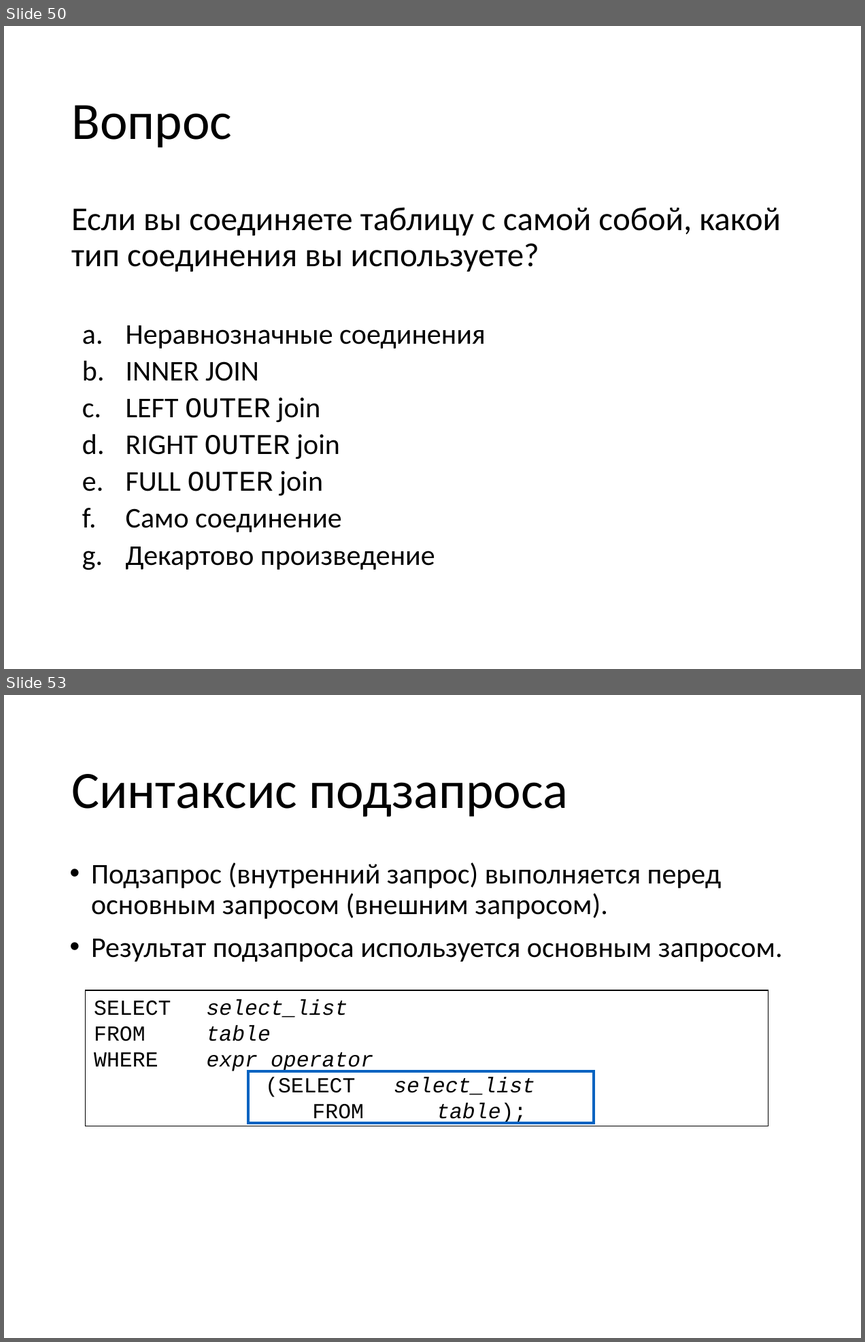
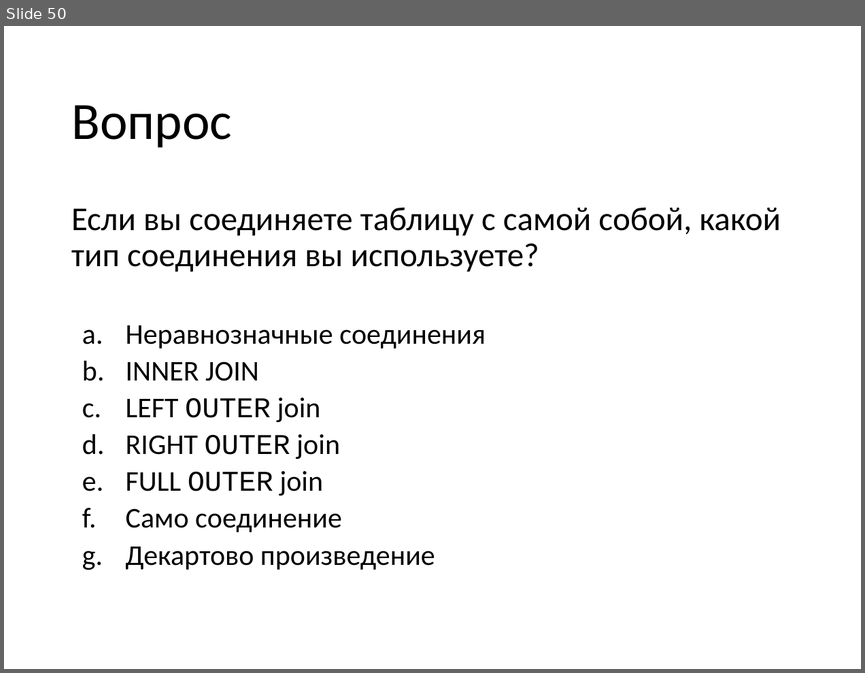
Before and after one commit to andreyzhurlov/ais_sql_hive_course_2, a slide deck: lecture_03/03_SQL_функции_и_соединения.pptx. Shown one above the other, each under a label of ours: slides 50 and 53 before the commit, slide 50 after it; the slides between them are not shown. The pictures are 865x1342 and 865x673 pixels, drawn with LibreOffice and Linux fonts; fonts in the diff are those of the drawing. Boxes give left, top, right and bottom in pixels: in the first picture for what was removed or moved away, otherwise in the second. Text is boxed around its words. In the diff, an @@ line names an element or a change of style, - is before the commit and + after.

```diff
--- a/lecture_03/03_SQL_функции_и_соединения.pptx
+++ b/lecture_03/03_SQL_функции_и_соединения.pptx
@@ slide 53 removed at box(4, 695, 861, 1338), background #FFFFFF @@
@@ title removed at box(71, 774, 568, 817) @@
-Синтаксис подзапроса
@@ text removed at box(91, 862, 783, 962) @@
-• Подзапрос (внутренний запрос) выполняется перед основным запросом (внешним запросом).
-• Результат подзапроса используется основным запросом.
@@ rectangle removed at box(86, 991, 768, 1126) @@
-SELECT select_list
-FROM table
-WHERE expr operator
-(SELECT select_list
-FROM table);
@@ rectangle removed at box(248, 1071, 594, 1123) @@
```
Also in this commit, not shown: 16 other slides removed, 2 other files.
